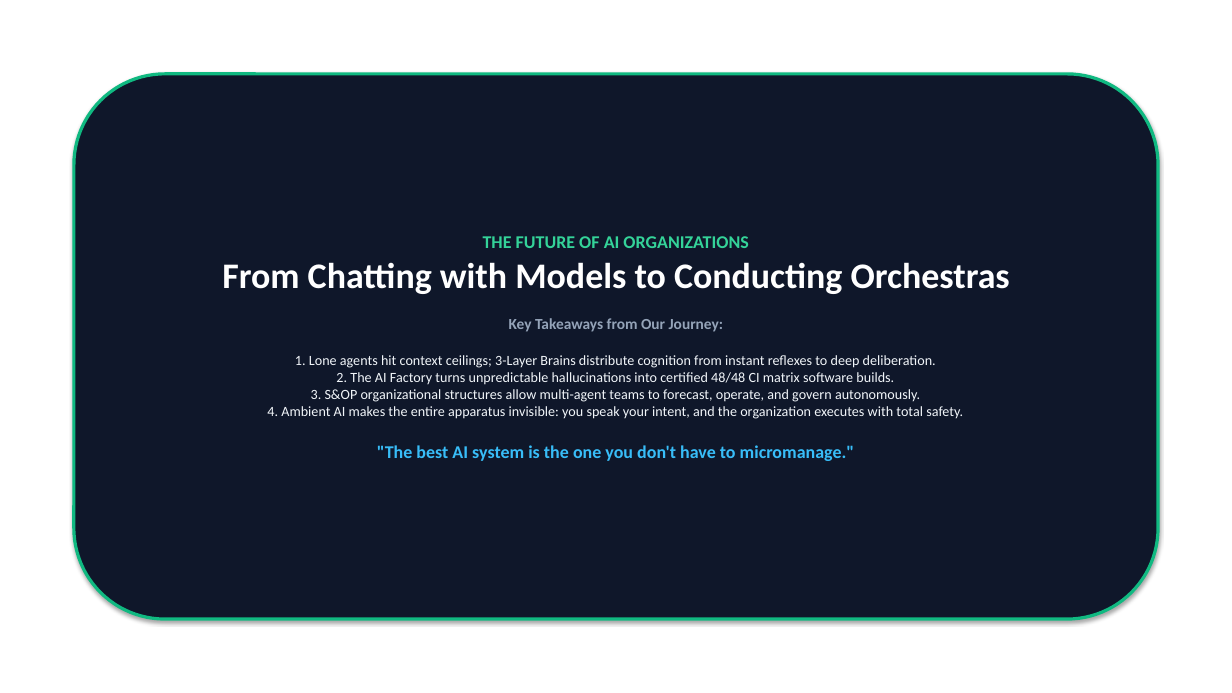
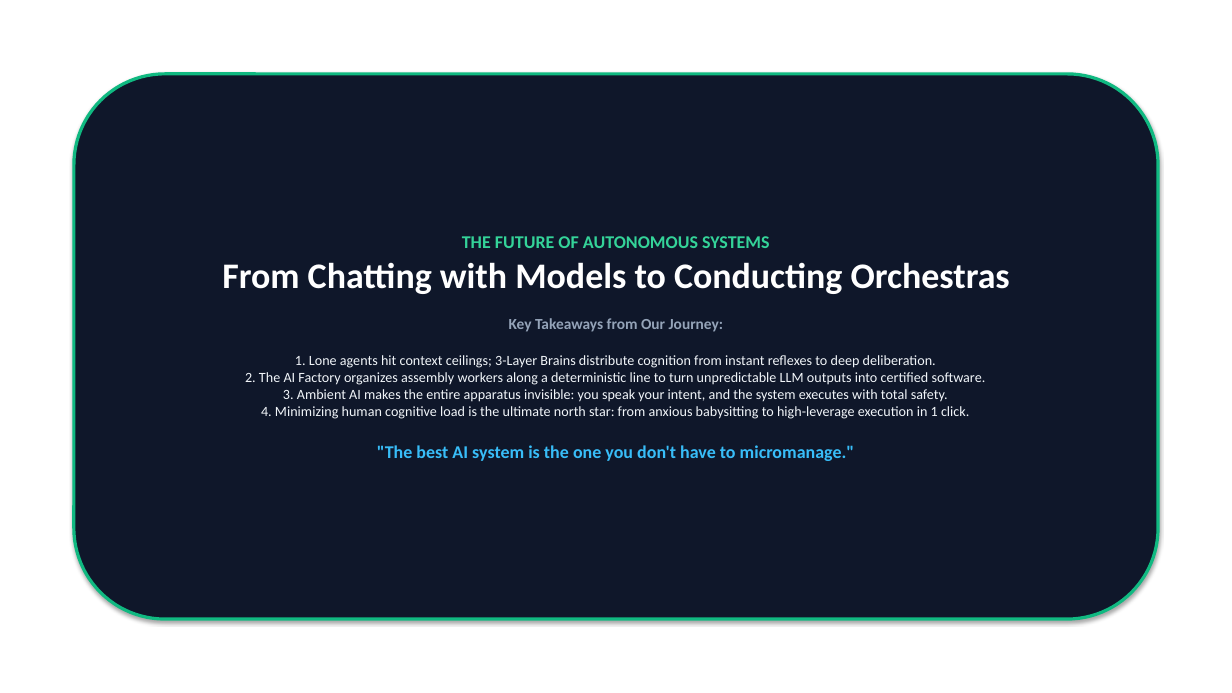
Before and after one commit to cosmosanalytics/uat-copilot-local, a slide deck: slide 10 of AI_Journey_Single_Agent_to_Ambient_Enterprise.pptx. Drawn at 1232x693 pixels with LibreOffice and Linux fonts; fonts in the diff are those of the drawing. Boxes give left, top, right and bottom in pixels: in the first picture for what was removed or moved away, otherwise in the second. Text is boxed around its words. In the diff, an @@ line names an element or a change of style, - is before the commit and + after.

Commit message:
refactor: Update presentation to focus purely on Worker to AI Factory, remove S&OP, finance, and zero-cost claims

```diff
--- a/AI_Journey_Single_Agent_to_Ambient_Enterprise.pptx
+++ b/AI_Journey_Single_Agent_to_Ambient_Enterprise.pptx
@@ text in rounded rectangle at [462,236,770,248]: text changed @@
-THE FUTURE OF AI ORGANIZATIONS
+THE FUTURE OF AUTONOMOUS SYSTEMS
@@ text in rounded rectangle at [245,372,986,419]: text changed @@
-2. The AI Factory turns unpredictable hallucinations into certified 48/48 CI matrix software builds.
-3. S&OP organizational structures allow multi-agent teams to forecast, operate, and govern autonomously.
-4. Ambient AI makes the entire apparatus invisible: you speak your intent, and the organization executes with total safety.
+2. The AI Factory organizes assembly workers along a deterministic line to turn unpredictable LLM outputs into certified software.
+3. Ambient AI makes the entire apparatus invisible: you speak your intent, and the system executes with total safety.
+4. Minimizing human cognitive load is the ultimate north star: from anxious babysitting to high-leverage execution in 1 click.
```
Also in this commit, not shown: 8 other slides changed, 1 slide added, 1 slide removed, 6 other files.
